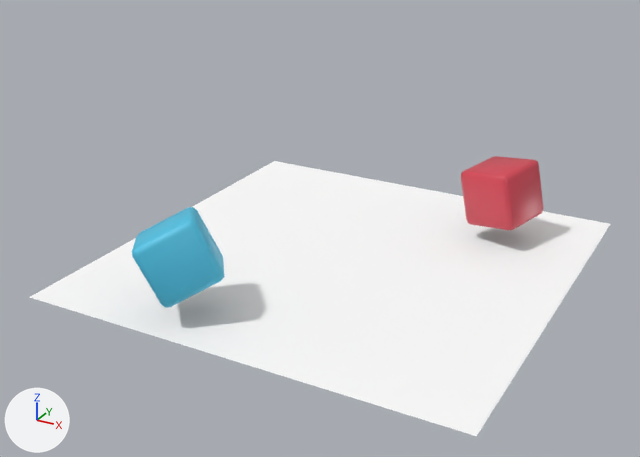
Two versions of the Blender file metacubes.blend, one commit apart.
The view is the same before and after, from a camera (50 mm lens) standing at (3.22, -6.32, 3.38) and looking at (-0.06, -0.36, 0.4). Lighting does not change. The marker at lower left points along +X, +Y and +Z.
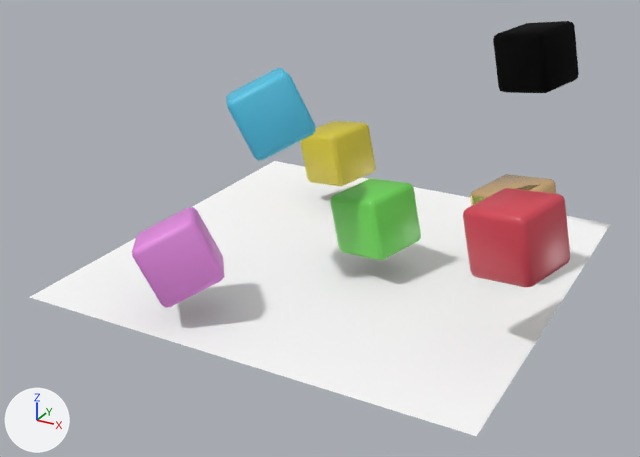
Location of each change, (x1, y1, x2, y2) in pixels of the pictures (640 x 457 px):
'Cube', recoloured, moved: before (461, 156, 543, 230); after (493, 21, 579, 93)
'Cube.005', added (red): after (463, 188, 570, 287)
'Cube.001', recoloured (cyan to pink): (132, 207, 224, 308) in both
'Cube.003', added (green): after (330, 178, 421, 260)
'Cube.004', added (cyan): after (226, 68, 316, 161)
'Cube.002', added (yellow): after (300, 121, 376, 186)
'Cube.006', added (beige): after (470, 174, 556, 206)

The change, as a list of edits to the scene's bpy script:
```text
Change me_cube_001:
    where me_cube_001.from_pydata(...)  # 56 vertices, 54 faces; spans x -1.0..1.0, y -1.0..1.0, z -1.0..1.0
    remove me_cube_001.materials.append(mat_red)  # red #d54756
    add me_cube_001.materials.append(mat_black)  # black #000000
Change me_cube_002:
    where me_cube_002.from_pydata(...)  # 56 vertices, 54 faces; spans x -1.0..1.0, y -1.0..1.0, z -1.0..1.0
    remove me_cube_002.materials.append(mat_blue)  # cyan #50c6e7
    add me_cube_002.materials.append(mat_pink)  # pink #e78de3
Change ob_cube:
    ob_cube.location: (1.048, 1.063, 0.449) -> (1.156, 1.359, 1.636)
Add ob_cube_006:
    ob_cube_006 = bpy.data.objects.new('Cube.006', me_cube_007)  # 56 vertices, 54 faces; spans x -1.0..1.0, y -1.0..1.0, z -1.0..1.0; in mat_metal (beige #ffd59b)
    ob_cube_006.location = (1.352, 0.463, 0.517)
    ob_cube_006.rotation_euler = (-4.533, 0.0815, -1.888)  # degrees (-260, 4.7, -108)
    ob_cube_006.scale = (0.263, 0.263, 0.263)
Add ob_cube_005:
    ob_cube_005 = bpy.data.objects.new('Cube.005', me_cube_006)  # 56 vertices, 54 faces; spans x -1.0..1.0, y -1.0..1.0, z -1.0..1.0; in mat_red (red #d54756)
    ob_cube_005.location = (1.699, -0.699, 0.847)
    ob_cube_005.rotation_euler = (-4.533, 0.0815, -1.888)  # degrees (-260, 4.7, -108)
    ob_cube_005.scale = (0.263, 0.263, 0.263)
Add ob_cube_004:
    ob_cube_004 = bpy.data.objects.new('Cube.004', me_cube_005)  # 56 vertices, 54 faces; spans x -1.0..1.0, y -1.0..1.0, z -1.0..1.0; in mat_blue (cyan #50c6e7)
    ob_cube_004.location = (-0.334, -0.658, 1.435)
    ob_cube_004.rotation_euler = (5.159, -0.162, -0.946)  # degrees (296, -9.3, -54)
    ob_cube_004.scale = (0.263, 0.263, 0.263)
Add ob_cube_003:
    ob_cube_003 = bpy.data.objects.new('Cube.003', me_cube_004)  # 56 vertices, 54 faces; spans x -1.0..1.0, y -1.0..1.0, z -1.0..1.0; in mat_green (green #6dd555)
    ob_cube_003.location = (0.328, -0.088, 0.475)
    ob_cube_003.rotation_euler = (-4.533, 0.0815, -1.888)  # degrees (-260, 4.7, -108)
    ob_cube_003.scale = (0.263, 0.263, 0.263)
Add ob_cube_002:
    ob_cube_002 = bpy.data.objects.new('Cube.002', me_cube_003)  # 56 vertices, 54 faces; spans x -1.0..1.0, y -1.0..1.0, z -1.0..1.0; in mat_yellow (yellow #d5c63a)
    ob_cube_002.location = (-0.703, 1.185, 0.502)
    ob_cube_002.rotation_euler = (-4.533, 0.0815, -1.888)  # degrees (-260, 4.7, -108)
    ob_cube_002.scale = (0.263, 0.263, 0.263)
```
